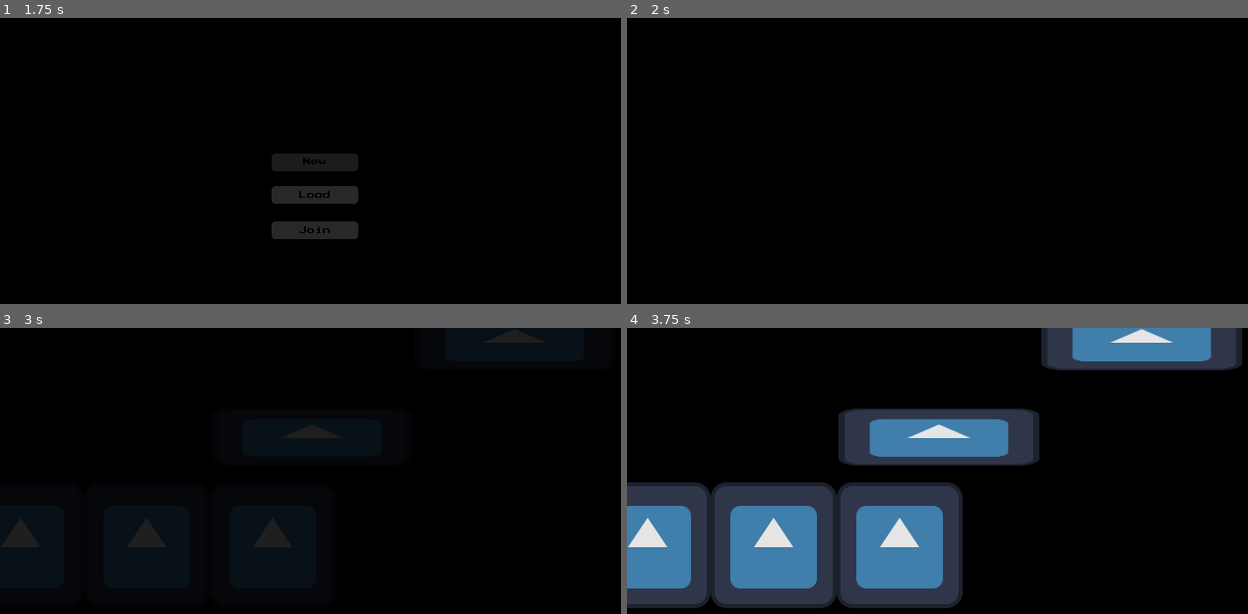
Above: before the commit, frames 1-4 (two rows, left to right).
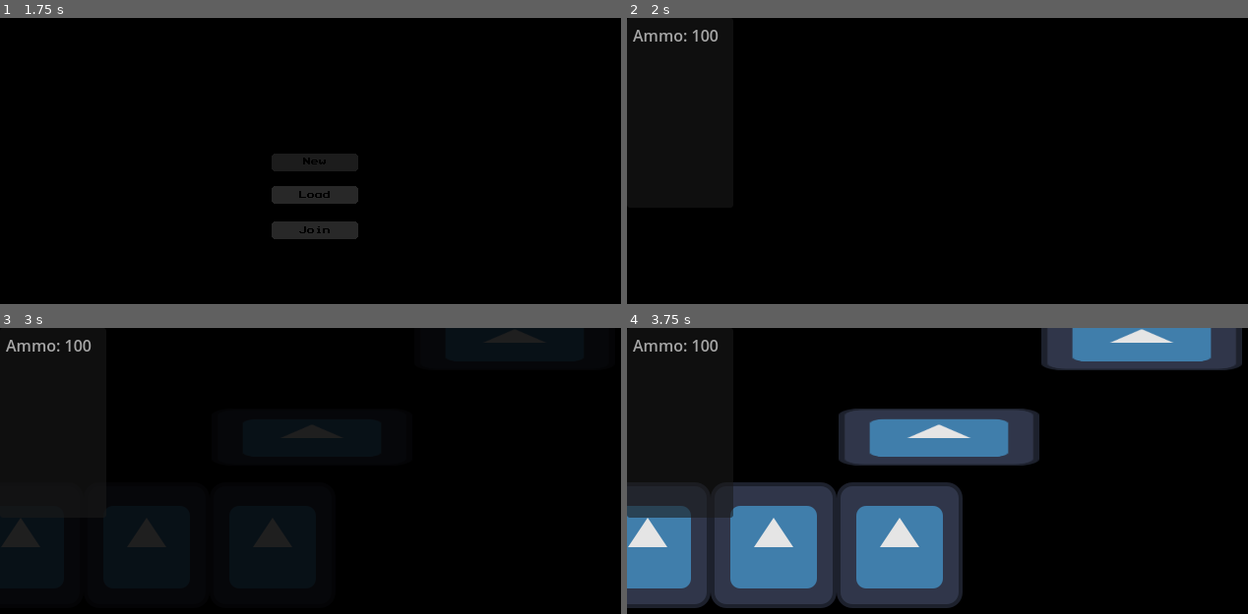
Above: after the commit, the same moments.

Repository: VeeT23/gmtk_2025
Game: Godot game, scene res://ui/main_menu.tscn
Two runs of this game, one before a commit and one after it. Both use one fixed random seed, a clock stepped at 60 frames per second and the inputs below. The engine's default icon, where the game draws it, is replaced by a stand-in: a white triangle on a blue panel in a dark square.
Inputs:
- Up to frame 1 (1.75 s): click "Start" at 0.5 s; click "New" at 1.25 s
- Up to frame 2 (2 s): no input
- Up to frame 3 (3 s): hold D (right) 2.03-2.78 s; hold E (interact, bound only after the commit) 2.03-2.78 s; tap Enter at 2.75 s; hold S (down) from 2.78 s (still down); tap E (interact, bound only after the commit) at 2.85 s
- Up to frame 4 (3.75 s): release S (down) at 3.53 s; hold D (right) from 3.53 s (still down); hold E (interact, bound only after the commit) from 3.53 s (still down)

Frame 1 is identical in both runs. In frame 2, 0.3% of the frame differs, in the area x 0-15%, y 4-9%; in frame 3, 0.3%; in frame 4, 2.0%, in the area x 0-18%, y 4-67%.

Commit message:
Add loot and inventory system
Introduces a loot object with networked looting logic and an inventory UI. Updates the main scene to include loot and inventory nodes, and adds an 'interact' input action for looting. Inventory contents are displayed and updated when loot is collected.

Diff:
--- /dev/null
+++ b/assets/loot/loot.gd
@@ -0,0 +1,25 @@
+extends StaticBody2D
+
+var looted = false
+var loot_contents = {
+	"ammo": 25
+}
+
+func _input(event: InputEvent) -> void:
+	if event.is_action_pressed("interact"):
+		for body in $Area2D.get_overlapping_bodies():
+			if body.is_in_group("Player"):
+				if body.is_multiplayer_authority():
+					for item in loot_contents.keys():
+						print(get_tree().get_root().get_tree_string_pretty())
+						get_tree().get_root().get_node("World/CanvasLayer/Inventory").inventory[item] += loot_contents[item]
+						get_tree().get_root().get_node("World/CanvasLayer/Inventory").update_item_list()
+				looted = true
+				rpc("sync_looted")
+				break
+
+@rpc("any_peer", "call_local")
+func sync_looted():
+	looted = true
+	$Sprite2D.visible = false
+	$CollisionShape2D.disabled = true
--- /dev/null
+++ b/assets/loot/loot.tscn
@@ -0,0 +1,25 @@
+[gd_scene load_steps=5 format=3 uid="uid://dhws20vvfl808"]
+
+[ext_resource type="Script" uid="uid://mbpa3tl87q6g" path="res://assets/loot/loot.gd" id="1_2ak5w"]
+[ext_resource type="Texture2D" uid="uid://djgvq6j03md4n" path="res://icon.svg" id="2_sqd7l"]
+
+[sub_resource type="RectangleShape2D" id="RectangleShape2D_vseu0"]
+size = Vector2(83.5, 31.5)
+
+[sub_resource type="CircleShape2D" id="CircleShape2D_spme1"]
+radius = 68.0294
+
+[node name="Loot" type="StaticBody2D"]
+script = ExtResource("1_2ak5w")
+
+[node name="Sprite2D" type="Sprite2D" parent="."]
+scale = Vector2(0.648438, 0.242188)
+texture = ExtResource("2_sqd7l")
+
+[node name="CollisionShape2D" type="CollisionShape2D" parent="."]
+shape = SubResource("RectangleShape2D_vseu0")
+
+[node name="Area2D" type="Area2D" parent="."]
+
+[node name="CollisionShape2D" type="CollisionShape2D" parent="Area2D"]
+shape = SubResource("CircleShape2D_spme1")
--- a/assets/world/main.tscn
+++ b/assets/world/main.tscn
@@ -1,9 +1,11 @@
-[gd_scene load_steps=6 format=3 uid="uid://b7jiphcimusao"]
+[gd_scene load_steps=8 format=3 uid="uid://b7jiphcimusao"]
 
 [ext_resource type="Texture2D" uid="uid://djgvq6j03md4n" path="res://icon.svg" id="1_btw8h"]
 [ext_resource type="Script" uid="uid://cax8inqgk1gka" path="res://assets/world/world.gd" id="1_p0te5"]
 [ext_resource type="PackedScene" uid="uid://djljcsbd0b42u" path="res://ui/pause_menu.tscn" id="3_p0te5"]
 [ext_resource type="PackedScene" uid="uid://d4d4cs2mfqja2" path="res://ui/fade_in.tscn" id="4_pkxt2"]
+[ext_resource type="PackedScene" uid="uid://bywg6lhar3v55" path="res://ui/inventory.tscn" id="5_x3ab4"]
+[ext_resource type="PackedScene" uid="uid://dhws20vvfl808" path="res://assets/loot/loot.tscn" id="6_4dexl"]
 
 [sub_resource type="RectangleShape2D" id="RectangleShape2D_0hol4"]
 size = Vector2(128, 128)
@@ -100,3 +102,8 @@
 
 [node name="PauseMenu" parent="CanvasLayer" instance=ExtResource("3_p0te5")]
 metadata/_edit_use_anchors_ = true
+
+[node name="Inventory" parent="CanvasLayer" instance=ExtResource("5_x3ab4")]
+
+[node name="Loot" parent="." instance=ExtResource("6_4dexl")]
+position = Vector2(-404, -175)
--- a/project.godot
+++ b/project.godot
@@ -58,6 +58,11 @@
 "events": [Object(InputEventKey,"resource_local_to_scene":false,"resource_name":"","device":-1,"window_id":0,"alt_press …(195 unchanged characters)…
 ]
 }
+interact={
+"deadzone": 0.2,
+"events": [Object(InputEventKey,"resource_local_to_scene":false,"resource_name":"","device":-1,"window_id":0,"alt_pressed":false,"shift_pressed":false,"ctrl_pressed":false,"meta_pressed":false,"pressed":false,"keycode":0,"physical_keycode":69,"key_label":0,"unicode":69,"location":0,"echo":false,"script":null)
+]
+}
 
 [rendering]
 
--- /dev/null
+++ b/ui/inventory.gd
@@ -0,0 +1,16 @@
+extends Control
+
+var inventory = {
+	"ammo":100
+}
+
+@onready var item_list = $ItemList
+
+func _ready():
+	update_item_list()
+
+func update_item_list():
+	item_list.clear()
+	for item_name in inventory.keys():
+		var amount = inventory[item_name]
+		item_list.add_item("%s: %d" % [item_name.capitalize(), amount])
--- /dev/null
+++ b/ui/inventory.tscn
@@ -0,0 +1,17 @@
+[gd_scene load_steps=2 format=3 uid="uid://bywg6lhar3v55"]
+
+[ext_resource type="Script" uid="uid://dlkbh5ba1webo" path="res://ui/inventory.gd" id="1_kosh3"]
+
+[node name="Inventory" type="Control"]
+layout_mode = 3
+anchors_preset = 15
+anchor_right = 1.0
+anchor_bottom = 1.0
+grow_horizontal = 2
+grow_vertical = 2
+script = ExtResource("1_kosh3")
+
+[node name="ItemList" type="ItemList" parent="."]
+layout_mode = 0
+offset_right = 108.0
+offset_bottom = 193.0
Not shown, added: assets/loot/loot.gd.uid
Not shown, added: ui/inventory.gd.uid
Not shown, added: .DS_Store
Not shown, added: global/.DS_Store
